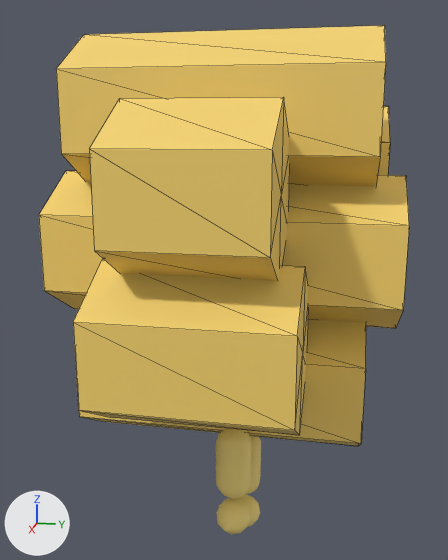
The glTF model assets/meshes/Honeycomb.glb, before and after one commit.
The view is the same before and after, from a 50 mm camera at (4.48, 0.87, 2.12) aimed at (-0.03, -0.03, 0.99). Lighting does not change. The marker at lower left points along +X, +Y and +Z. The older version comes first. Mesh edges are drawn as thin lines on the coarser meshes. Vertices at exactly the same position are counted once.

Names of what the first picture shows: 'Comb', 'Honey'.
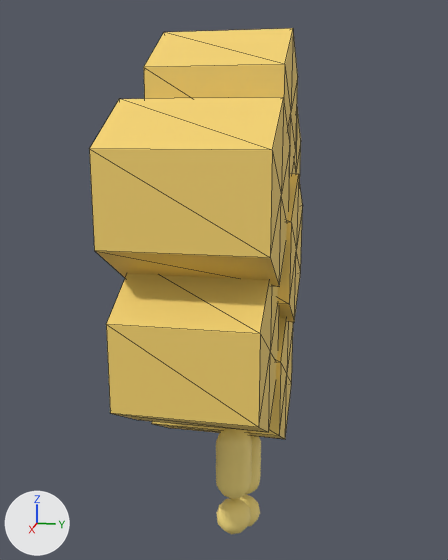
What changed in the scene script:
```text
Change me_comb:
    used by ob_comb; location = (0.0, 0.0, 0.0)
    remove me_comb.from_pydata(...)  # 98 vertices, 168 faces; spans x -1.32..1.32, y -1.25..1.25, z -0.27..2.77
    add me_comb.from_pydata(...)  # 98 vertices, 168 faces; spans x -1.32..1.32, y -0.52..0.52, z -0.27..2.77
    me_comb part 1: the loose piece of 14 vertices spanning x -0.48..0.48, y -1.25..1.25, z 0.7..1.8 is scaled about its middle by (1, 0.413, 1)
    me_comb part 2: the loose piece of 14 vertices spanning x -0.48..0.48, y -1.05..1.05, z 1.67..2.77 is scaled about its middle by (1, 0.43, 1)
    me_comb part 3: the loose piece of 14 vertices spanning x -1.32..-0.36, y -1.15..1.15, z 1.19..2.28 is scaled about its middle by (1, 0.368, 1)
    me_comb part 4: the loose piece of 14 vertices spanning x -0.48..0.48, y -1.04..1.04, z -0.27..0.83 is scaled about its middle by (1, 0.453, 1)
    me_comb part 5: the loose piece of 14 vertices spanning x 0.36..1.32, y -0.64..0.64, z 0.22..1.31 is scaled about its middle by (1, 0.687, 1)
```

What differs and where, as boxes [x1, y1, x2, y2] in the pictures (448 x 560 px; the box of a moved part takes in the faces that stretch with it):
'Comb', reshaped (42% narrower): before [39, 25, 409, 446]; after [89, 28, 303, 439]
part 1 of me_comb, moved or reshaped: before [39, 171, 409, 328]; after [278, 174, 303, 322]
part 2 of me_comb, moved or reshaped: before [56, 25, 386, 186]; after [144, 28, 298, 174]
part 3 of me_comb, moved or reshaped: before [378, 106, 390, 175]; after [292, 108, 301, 181]
part 4 of me_comb, moved or reshaped: before [79, 319, 366, 446]; after [152, 317, 293, 439]
part 5 of me_comb, moved or reshaped: before [73, 259, 308, 435]; after [106, 273, 279, 432]
